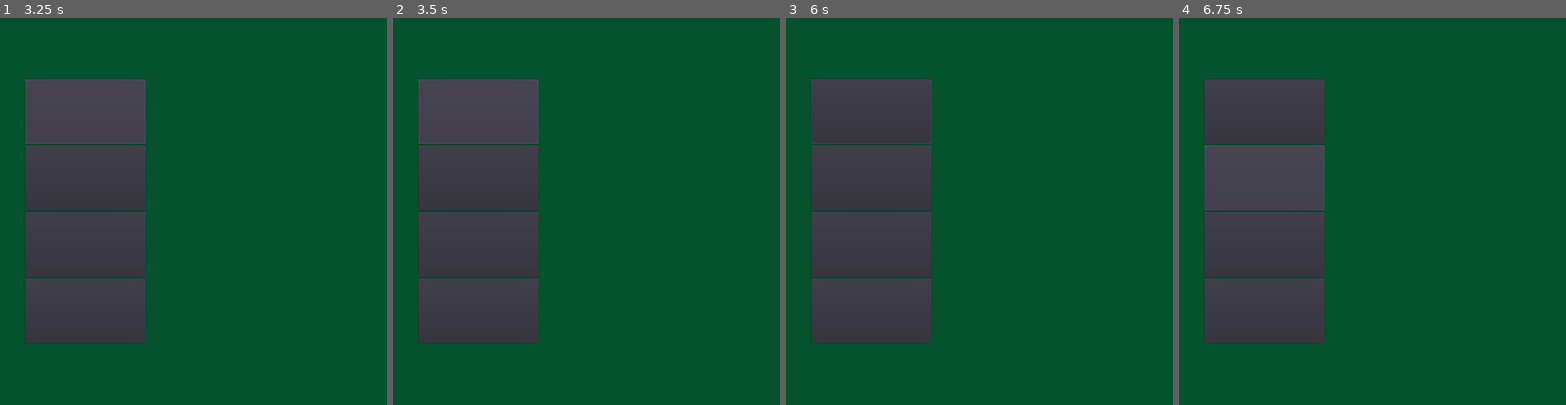
Above: before the commit, frames 1-4 (left to right).
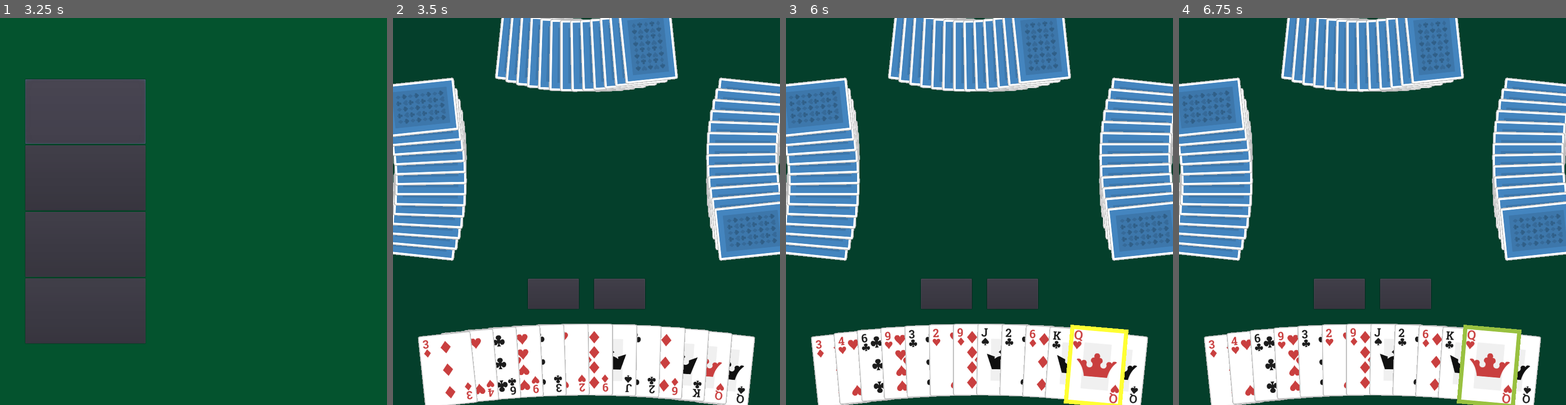
Above: after the commit, the same moments.

Repository: UPDCS192Group4/PusoyDosOnline
Game: Godot game, scene res://Home.tscn
Two runs of this game, one before a commit and one after it. Both use one fixed random seed, a clock stepped at 60 frames per second and the inputs below.
Inputs (mouse positions are in pixels of both pictures, inside the frame that each line leads up to):
- Up to frame 1 (3.25 s): click "LEADERBOARDS" at 0.5 s; click "Rules" at 1.25 s; click "Donate" at 2 s; click "PLAY" at 2.75 s
- Up to frame 2 (3.5 s): no input
- Up to frame 3 (6 s): click "PLAY" at 3.5 s; click "PLAY" at 4.25 s; click (1014, 292) at 5 s, where only the run after the commit has a clickable "PASS"; click (1118, 370) at 5.77 s
- Up to frame 4 (6.75 s): click (1264, 176) at 6.5 s, where only the run before the commit has a clickable "LEADERBOARDS"

Frame 1 is identical in both runs. In frame 2, 57% of the frame differs, in the area x 0-100%, y 0-100%; in frame 3, 57%; in frame 4, 57%.

Commit message:
Connect home screen to game

Diff:
--- /dev/null
+++ b/project/Home.gd
@@ -0,0 +1,13 @@
+extends Control
+
+
+func _ready():
+	pass
+
+func _on_PlayButton_pressed():
+	yield(get_tree().create_timer(0.5), "timeout")
+	startNewGame()
+	pass # Replace with function body.
+
+func startNewGame():
+	get_tree().change_scene("res://Game.tscn")
--- a/project/Home.tscn
+++ b/project/Home.tscn
@@ -1,10 +1,12 @@
-[gd_scene load_steps=2 format=2]
+[gd_scene load_steps=3 format=2]
 
 [ext_resource path="res://assets/fonts/home_dynamicfont.tres" type="DynamicFont" id=1]
+[ext_resource path="res://Home.gd" type="Script" id=2]
 
 [node name="Home" type="Control"]
 anchor_right = 1.0
 anchor_bottom = 1.0
+script = ExtResource( 2 )
 __meta__ = {
 "_edit_use_anchors_": false
 }
@@ -58,7 +60,7 @@
 size_flags_horizontal = 3
 size_flags_vertical = 3
 
-[node name="Button" type="Button" parent="ContainerBox/ContainerBox/ContainerBox/Play"]
+[node name="PlayButton" type="Button" parent="ContainerBox/ContainerBox/ContainerBox/Play"]
 margin_right = 318.0
 margin_bottom = 171.0
 size_flags_horizontal = 3
@@ -125,3 +127,5 @@
 margin_bottom = 1024.0
 size_flags_horizontal = 3
 size_flags_vertical = 3
+
+[connection signal="pressed" from="ContainerBox/ContainerBox/ContainerBox/Play/PlayButton" to="." method="_on_PlayButton_pressed"]
